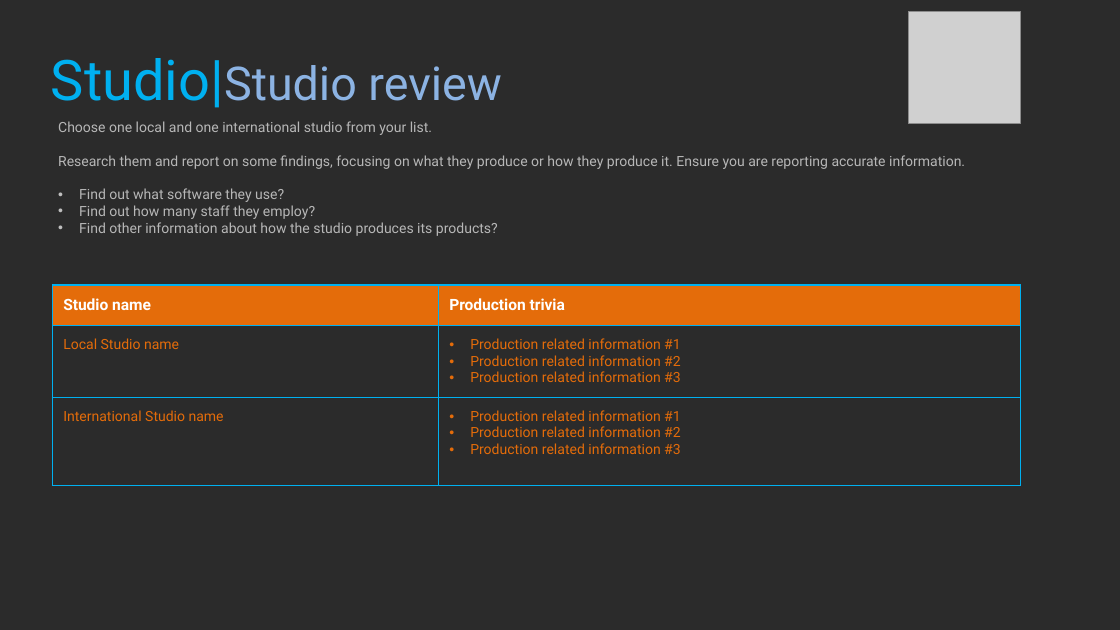
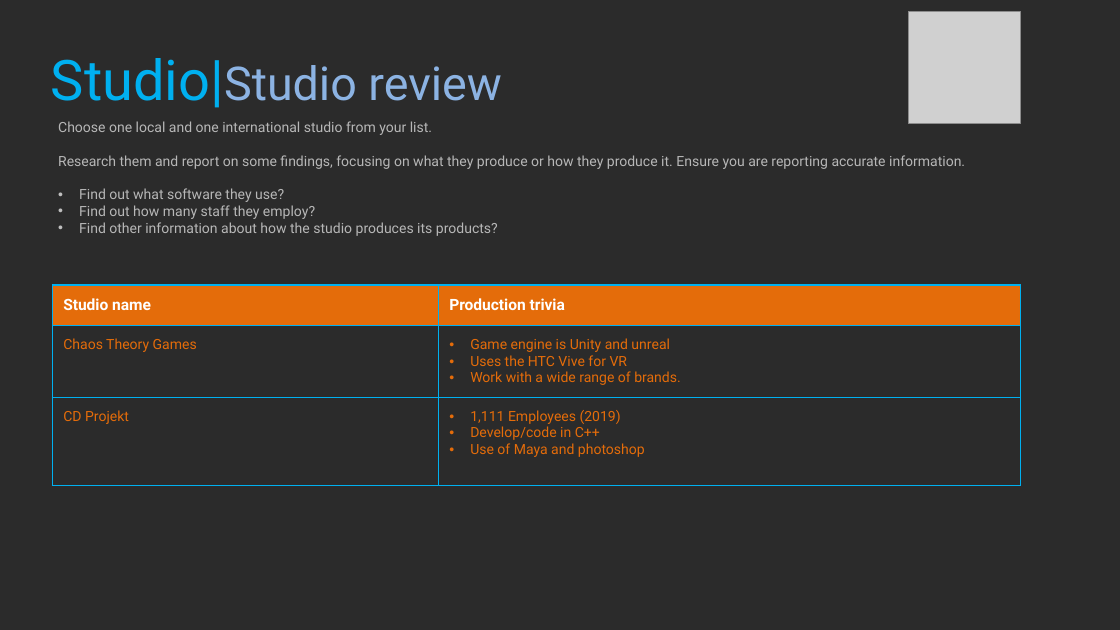
Before and after one commit to ApprovalG/Project_Sleuth, a slide deck: slide 21 of Game Design Workbook.pptx. Drawn at 1120x630 pixels with LibreOffice and Linux fonts; fonts in the diff are those of the drawing; grey boxes stand for pictures; background and template pictures are left out; a plain dark background stands for a picture behind light text. Boxes give left, top, right and bottom in pixels: in the first picture for what was removed or moved away, otherwise in the second. Text is boxed around its words. In the diff, an @@ line names an element or a change of style, - is before the commit and + after.

```diff
--- a/Game Design Workbook.pptx
+++ b/Game Design Workbook.pptx
@@ table at bbox=[53, 286, 1021, 489] @@
-row 2, column 1: Local Studio name
+row 2, column 1: Chaos Theory Games
-row 2, column 2: Production related information #1 / Production related information #2 / Production related information #3
+row 2, column 2: Game engine is Unity and unreal / Uses the HTC Vive for VR / Work with a wide range of brands.
-row 3, column 1: International Studio name
+row 3, column 1: CD Projekt
-row 3, column 2: Production related information #1 / Production related information #2 / Production related information #3
+row 3, column 2: 1,111 Employees (2019) / Develop/code in C++ / Use of Maya and photoshop
```
Also in this commit, not shown: 7 other slides changed, 1 other file.
